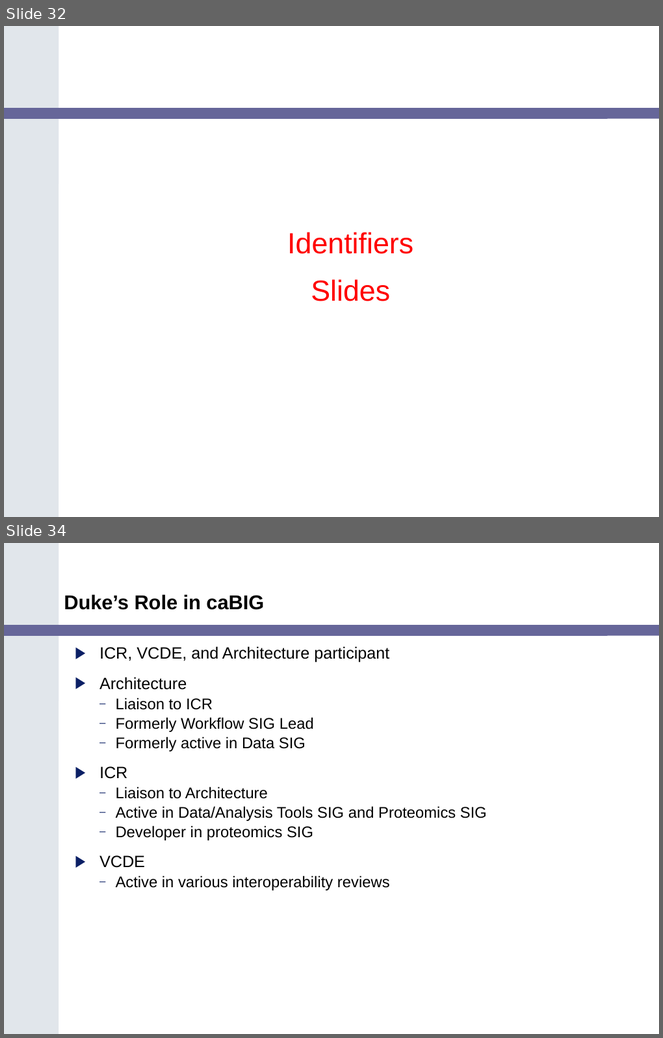
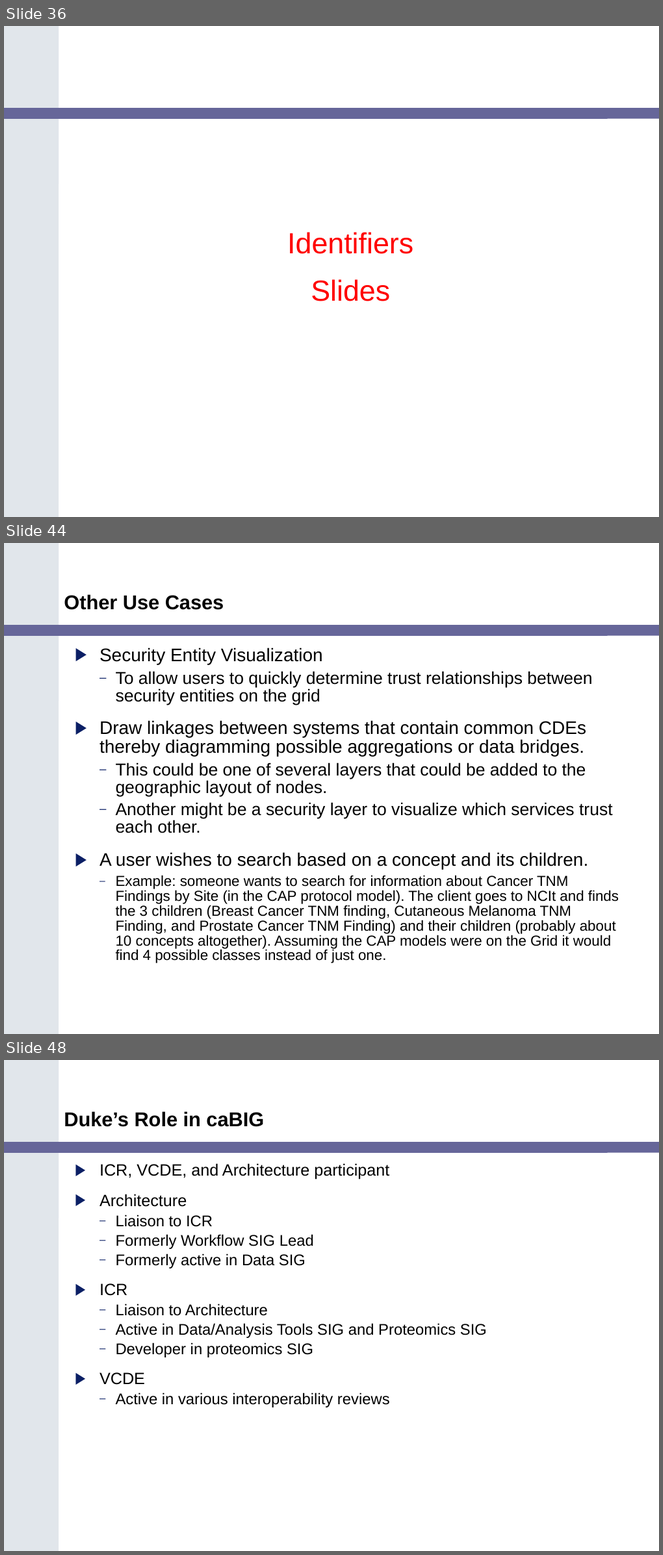
Before and after one commit to NCIP/cagrid-portal, a slide deck: cagrid-1-0/Documentation/presentations/200602_VCDE_ARCH/caGrid_Update_Arch_VCDE_Feb1.ppt. Shown one above the other, each under a label of ours: slides 32 and 34 before the commit, slides 36, 44 and 48 after it; the slides between them are not shown. The pictures are 663x1038 and 663x1555 pixels, drawn with LibreOffice and Linux fonts; fonts in the diff are those of the drawing; background and template pictures are left out. Boxes give left, top, right and bottom in pixels: in the first picture for what was removed or moved away, otherwise in the second. Text is boxed around its words. In the diff, an @@ line names an element or a change of style, - is before the commit and + after.

```diff
--- a/cagrid-1-0/Documentation/presentations/200602_VCDE_ARCH/caGrid_Update_Arch_VCDE_Feb1.ppt
+++ b/cagrid-1-0/Documentation/presentations/200602_VCDE_ARCH/caGrid_Update_Arch_VCDE_Feb1.ppt
@@ slide 44 added at [4,543,659,1034], background #FFFFFF; not listed: 2 template elements that a slide beside it also shows @@
@@ title added at [64,594,224,610], 22 pt, text #000000, bold @@
+Other Use Cases
@@ text added at [100,648,619,964], 16 pt, text #000000 @@
+▶ Security Entity Visualization
+  – To allow users to quickly determine trust relationships between security entities on the grid
+▶ Draw linkages between systems that contain common CDEs thereby diagramming possible aggregations or data bridges.
+  – This could be one of several layers that could be added to the geographic layout of nodes.
+  – Another might be a security layer to visualize which services trust each other.
+▶ A user wishes to search based on a concept and its children.
+  – Example: someone wants to search for information about Cancer TNM Findings by Site (in the CAP protocol model). The client goes to NCIt and finds the 3 children (Breast Cancer TNM finding, Cutaneous Melanoma TNM Finding, and Prostate Cancer TNM Finding) and their children (probably about 10 concepts altogether). Assuming the CAP models were on the Grid it would find 4 possible classes instead of just one.
@@ what was slide 32 is now slide 36 @@
@@ what was slide 34 is now slide 48 @@
```
Also in this commit, not shown: 15 other slides added, 2 slides removed.
